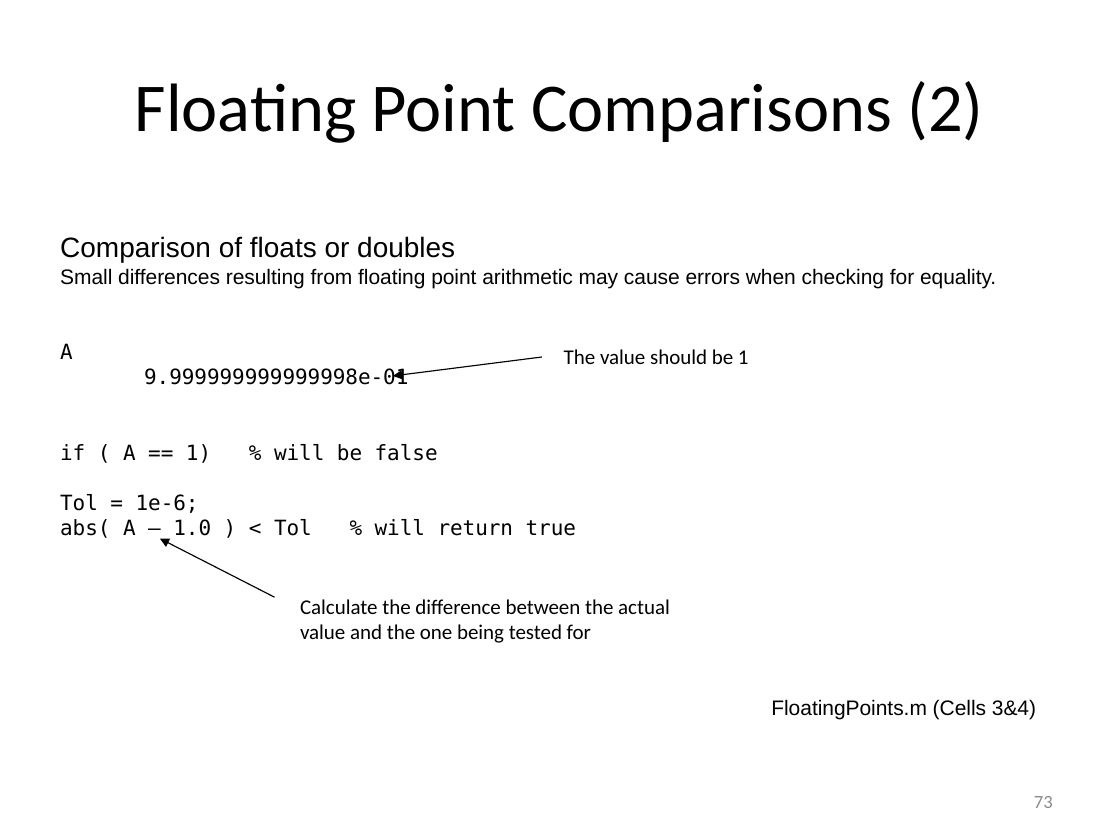
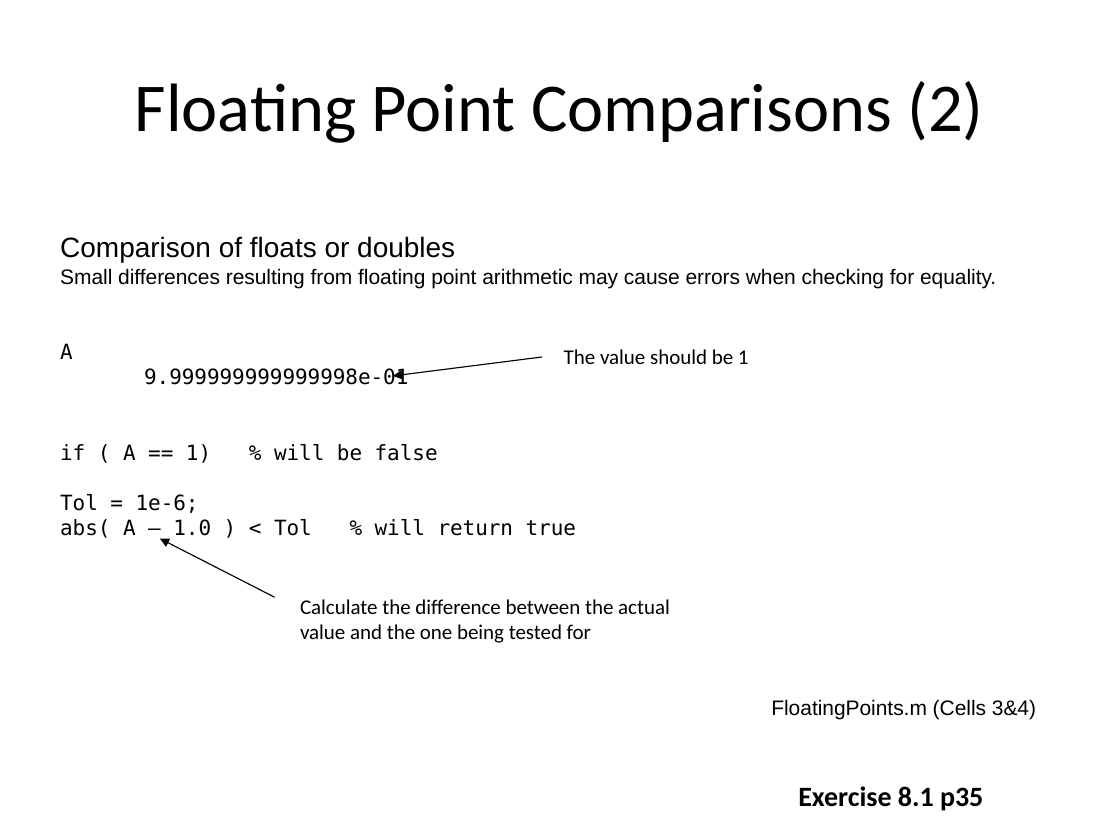
Before and after one commit to louisepb/MatlabBasicCourse, a slide deck: slide 73 of Introduction to MATLAB for Engineers.pptx. Drawn at 1120x840 pixels with LibreOffice and Linux fonts; fonts in the diff are those of the drawing. Boxes give left, top, right and bottom in pixels: in the first picture for what was removed or moved away, otherwise in the second. Text is boxed around its words. In the diff, an @@ line names an element or a change of style, - is before the commit and + after.

Commit message:
Added exercise refs to slides

```diff
--- a/Introduction to MATLAB for Engineers.pptx
+++ b/Introduction to MATLAB for Engineers.pptx
@@ text at (798,786,983,811): text changed; size 12 to 18 pt; text colour #8C8C8C to #000000; bold on @@
-73
+Exercise 8.1 p35
```
Also in this commit, not shown: 19 other slides changed, 2 slides removed.
